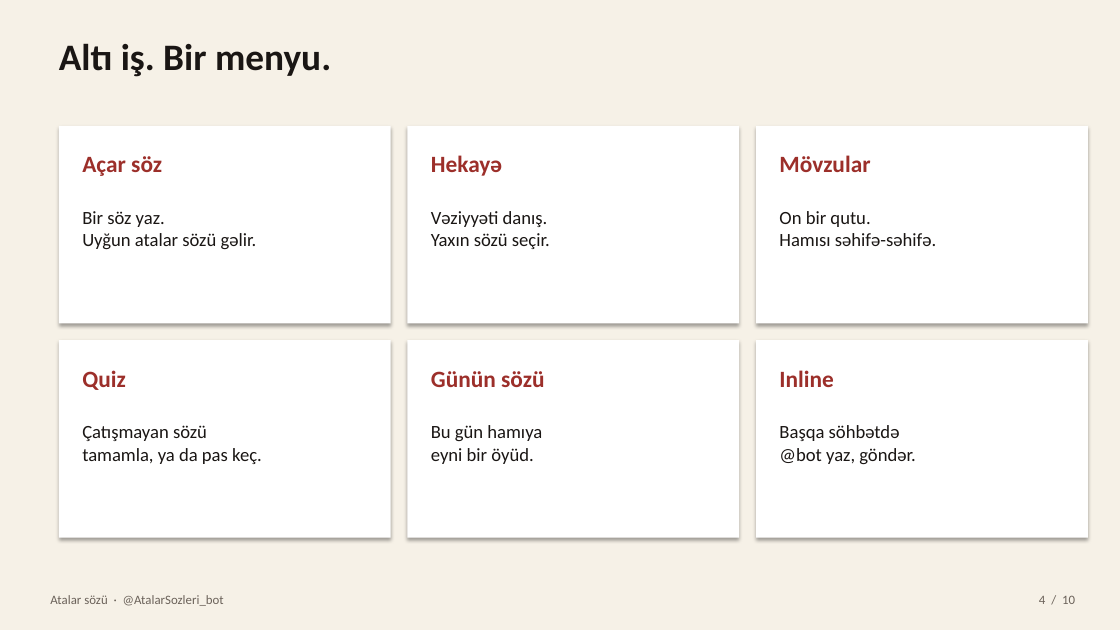
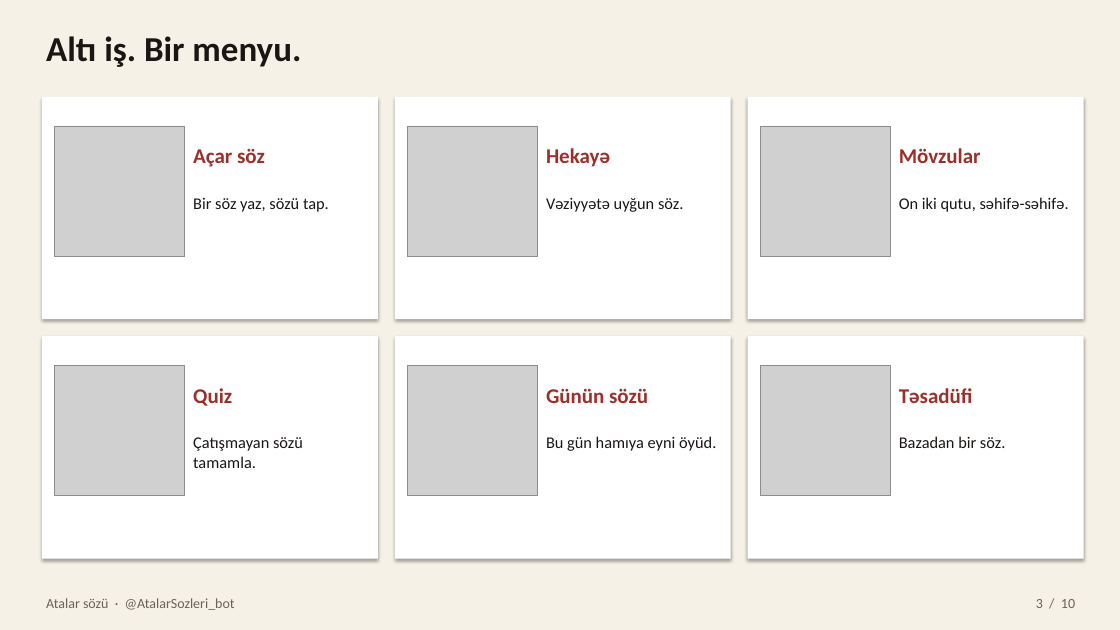
Before and after one commit to umud0s/atalar-sozu-bot, a slide deck: slide 3 of docs/Atalar-sozu-teqdimat.pptx (slide 4 before the commit). Drawn at 1120x630 pixels with LibreOffice and Linux fonts; fonts in the diff are those of the drawing; grey boxes stand for pictures. Boxes give left, top, right and bottom in pixels: in the first picture for what was removed or moved away, otherwise in the second. Text is boxed around its words. In the diff, an @@ line names an element or a change of style, - is before the commit and + after.

```diff
--- a/docs/Atalar-sozu-teqdimat.pptx
+++ b/docs/Atalar-sozu-teqdimat.pptx
@@ text "Altı iş. Bir menyu.": place and size @@
-text "Altı iş. Bir menyu." at [59,43,331,77]
+text "Altı iş. Bir menyu." at [46,36,301,67]
@@ text "Altı iş. Bir menyu." at [46,36,301,67]: size 32 to 30 pt @@
@@ rectangle: place and size @@
-rectangle at [59,126,391,323]
+rectangle at [42,97,378,319]
@@ rectangle: place and size @@
-rectangle at [408,126,739,323]
+rectangle at [395,97,731,319]
@@ rectangle: place and size @@
-rectangle at [756,126,1088,323]
+rectangle at [748,97,1084,319]
@@ picture added at [55,126,185,256] @@
@@ text "Açar söz": place and size @@
-text "Açar söz" at [82,156,162,176]
+text "Açar söz" at [193,149,265,167]
@@ picture added at [408,126,538,256] @@
@@ text "Hekayə": place and size @@
-text "Hekayə" at [431,155,502,176]
+text "Hekayə" at [546,148,610,167]
@@ picture added at [760,126,891,256] @@
@@ text "Mövzular": place and size @@
-text "Mövzular" at [779,155,870,172]
+text "Mövzular" at [899,148,981,163]
@@ text at [193,198,329,212]: text changed; size 16 to 14 pt @@
-Bir söz yaz.
-Uyğun atalar sözü gəlir.
+Bir söz yaz, sözü tap.
@@ text added at [546,198,683,212], 14 pt, text #1A1614 @@
+Vəziyyətə uyğun söz.
@@ text at [899,197,1069,212]: text changed; size 16 to 14 pt @@
-On bir qutu.
-Hamısı səhifə-səhifə.
+On iki qutu, səhifə-səhifə.
@@ text removed at [431,211,550,249] @@
-Vəziyyəti danış.
-Yaxın sözü seçir.
@@ rectangle: place and size @@
-rectangle at [408,340,739,538]
+rectangle at [42,336,378,559]
@@ rectangle: place and size @@
-rectangle at [59,340,391,538]
+rectangle at [395,336,731,559]
@@ rectangle: place and size @@
-rectangle at [756,340,1088,538]
+rectangle at [748,336,1084,559]
@@ picture added at [55,365,185,496] @@
@@ text "Quiz": place and size @@
-text "Quiz" at [82,370,126,390]
+text "Quiz" at [193,388,232,406]
@@ picture added at [408,365,538,496] @@
@@ size 20 to 18 pt in 5 elements at [193,149,265,167], [546,148,610,167], [899,148,981,163], [193,388,232,406], [546,389,648,403] @@
@@ text "Günün sözü": place and size @@
-text "Günün sözü" at [431,371,544,387]
+text "Günün sözü" at [546,389,648,403]
@@ picture added at [760,365,891,496] @@
@@ text removed at [779,370,833,387] @@
-Inline
@@ text added at [899,388,973,403], 18 pt, text #9C2F2A, bold @@
+Təsadüfi
@@ text at [193,437,303,468]: text changed; size 16 to 14 pt @@
-Çatışmayan sözü
-tamamla, ya da pas keç.
+Çatışmayan sözü tamamla.
@@ text at [546,436,716,451]: text changed; size 16 to 14 pt @@
-Bu gün hamıya
-eyni bir öyüd.
+Bu gün hamıya eyni öyüd.
@@ text removed at [779,425,916,465] @@
-Başqa söhbətdə
-@bot yaz, göndər.
@@ text added at [899,436,1005,448], 14 pt, text #1A1614 @@
+Bazadan bir söz.
@@ text "Atalar sözü · @AtalarSozleri_bot" at [46,598,235,610]: size 11 to 12 pt @@
@@ text at [1036,599,1075,608]: text changed; size 11 to 12 pt @@
-4 / 10
+3 / 10
```
Also in this commit, not shown: 5 other slides changed, 4 slides added, 4 slides removed, 1 other file.
